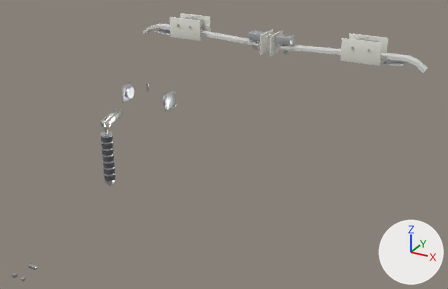
Two versions of the glTF model models/da40/da40-gear.glb, one commit apart.
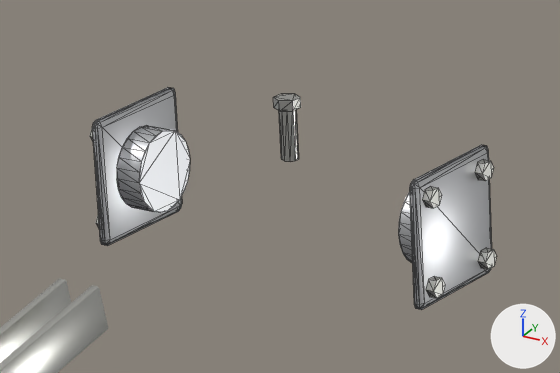
Each version is shown whole from a 50 mm camera at (1.494, -2.964, 1.664) aimed at (0.22, -0.647, 0.505), then close up on the part from 24% to 41% of the width and 24% to 42% of the height. Arrows for +X, +Y and +Z are at lower right; the lights stay in place. The last two pictures show the newer version. The close-ups show mesh edges as thin lines. Where no turn or scale is listed for an object, it has been applied to the vertices. Vertices at exactly the same position are counted once.

Names of what the first close-up shows: 'Nose gear elastomer pack attachment (engine mount lug)', 'Nose gear journal bearings and bearing plates'.
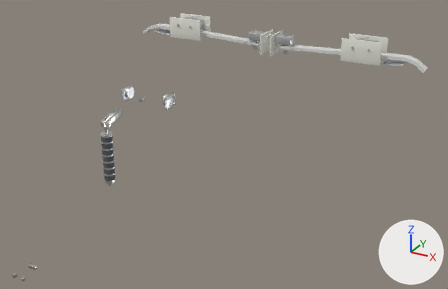
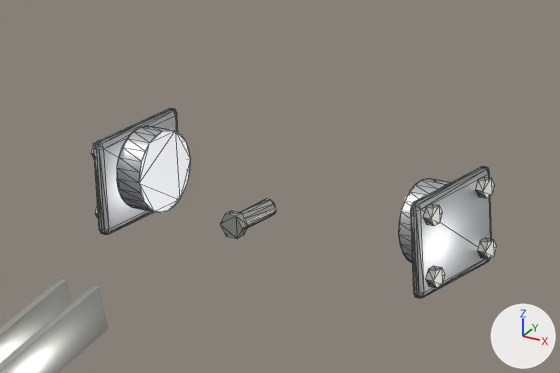
Location of each change, (x1, y1, x2, y2) in pixels of the close-ups (560 x 373 px; the box of a moved part takes in the faces that stretch with it):
'Nose gear journal bearings and bearing plates', reshaped, moved (14% shorter): before (90, 87, 497, 310); after (91, 108, 496, 299)
part 1 of me_nose_gear_journal_bearings_and_bearing_plates, moved or reshaped: (117, 125, 190, 213) in both
part 2 of me_nose_gear_journal_bearings_and_bearing_plates, moved or reshaped: before (92, 87, 182, 246); after (94, 108, 178, 235)
part 3 of me_nose_gear_journal_bearings_and_bearing_plates, moved or reshaped: before (399, 192, 413, 263); after (399, 178, 450, 263)
part 4 of me_nose_gear_journal_bearings_and_bearing_plates, moved or reshaped: before (410, 145, 492, 310); after (411, 166, 491, 299)
part 5 of me_nose_gear_journal_bearings_and_bearing_plates, moved or reshaped (mostly hidden): before (96, 216, 99, 228); after (95, 203, 99, 220)
part 6 of me_nose_gear_journal_bearings_and_bearing_plates, moved or reshaped: before (90, 126, 93, 142); after (91, 142, 96, 160)
part 7 of me_nose_gear_journal_bearings_and_bearing_plates, moved or reshaped: before (426, 276, 445, 298); after (425, 266, 445, 288)
part 8 of me_nose_gear_journal_bearings_and_bearing_plates, moved or reshaped: before (422, 187, 442, 208); after (423, 204, 442, 226)
part 9 of me_nose_gear_journal_bearings_and_bearing_plates, moved or reshaped: before (478, 248, 497, 269); after (478, 238, 496, 259)
part 10 of me_nose_gear_journal_bearings_and_bearing_plates, moved or reshaped: before (475, 160, 494, 181); after (475, 177, 494, 198)
part 11 of me_nose_gear_journal_bearings_and_bearing_plates, moved or reshaped: before (279, 110, 299, 162); after (239, 199, 276, 228)
part 12 of me_nose_gear_journal_bearings_and_bearing_plates, moved or reshaped: before (273, 94, 301, 111); after (220, 211, 248, 238)

The change, as a list of edits to the scene's bpy script:
```text
Change me_nose_gear_journal_bearings_and_bearing_plates:
    used by ob_nose_gear_journal_bearings_and_bearing_plates; location = (0.038, -0.97, 0.8193)
    remove me_nose_gear_journal_bearings_and_bearing_plates.from_pydata(...)  # 336 vertices, 616 faces; spans x -0.115..0.115, y -0.038..0.038, z -0.048..0.048
    add me_nose_gear_journal_bearings_and_bearing_plates.from_pydata(...)  # 336 vertices, 616 faces; spans x -0.115..0.115, y -0.048..0.048, z -0.028..0.028
    me_nose_gear_journal_bearings_and_bearing_plates part 1: the loose piece of 48 vertices spanning x -0.104..-0.088, y -0.024..0.024, z -0.034..0.014 is moved by (0.0, 0.01, 0.013)
    me_nose_gear_journal_bearings_and_bearing_plates part 2: the loose piece of 56 vertices spanning x -0.11..-0.104, y -0.038..0.038, z -0.048..0.027 is scaled about its middle by (1, 1, 0.731), then moved by (0.0, 0.01, 0.01)
    me_nose_gear_journal_bearings_and_bearing_plates part 3: the loose piece of 48 vertices spanning x 0.088..0.104, y -0.024..0.024, z -0.034..0.014 is moved by (0.0, 0.01, 0.013)
    me_nose_gear_journal_bearings_and_bearing_plates part 4: the loose piece of 56 vertices spanning x 0.104..0.11, y -0.038..0.038, z -0.048..0.027 is scaled about its middle by (1, 1, 0.731), then moved by (0.0, 0.01, 0.01)
    me_nose_gear_journal_bearings_and_bearing_plates part 5: the loose piece of 12 vertices spanning x -0.115..-0.11, y -0.032..-0.02, z -0.041..-0.031 is moved by (0.0, 0.01, 0.019)
    me_nose_gear_journal_bearings_and_bearing_plates part 6: the loose piece of 12 vertices spanning x -0.115..-0.11, y -0.032..-0.02, z 0.011..0.021 is moved by (0.0, 0.01, 0.003)
    me_nose_gear_journal_bearings_and_bearing_plates part 7: the loose piece of 12 vertices spanning x 0.11..0.115, y -0.032..-0.02, z -0.041..-0.031 is moved by (0.0, 0.01, 0.019)
    me_nose_gear_journal_bearings_and_bearing_plates part 8: the loose piece of 12 vertices spanning x 0.11..0.115, y -0.032..-0.02, z 0.011..0.021 is moved by (0.0, 0.01, 0.003)
    me_nose_gear_journal_bearings_and_bearing_plates part 9: the loose piece of 12 vertices spanning x 0.11..0.115, y 0.02..0.032, z -0.041..-0.031 is moved by (0.0, 0.01, 0.019)
    me_nose_gear_journal_bearings_and_bearing_plates part 10: the loose piece of 12 vertices spanning x 0.11..0.115, y 0.02..0.032, z 0.011..0.021 is moved by (0.0, 0.01, 0.003)
    me_nose_gear_journal_bearings_and_bearing_plates part 11: the loose piece of 20 vertices spanning x -0.005..0.005, y -0.005..0.005, z 0.012..0.042 is multiplied about its middle by the matrix ((0.0, -1.0, 0.0), (0.0, 0.0, -1.0), (1.0, 0.0, 0.0)), then moved by (0.0, -0.027, -0.024)
    me_nose_gear_journal_bearings_and_bearing_plates part 12: the loose piece of 12 vertices spanning x -0.006..0.006, y -0.008..0.008, z 0.042..0.048 is multiplied about its middle by the matrix ((0.0, -1.0, 0.0), (0.0, 0.0, -1.0), (1.0, 0.0, 0.0)), then moved by (0.0, -0.045, -0.042)
    other edits to the shape of me_nose_gear_journal_bearings_and_bearing_plates do not show in these pictures
Change ob_nose_gear_journal_bearings_and_bearing_plates:
    ob_nose_gear_journal_bearings_and_bearing_plates.location: (0.038, -0.97, 0.8193) -> (0.038, -0.9803, 0.8061)
```
